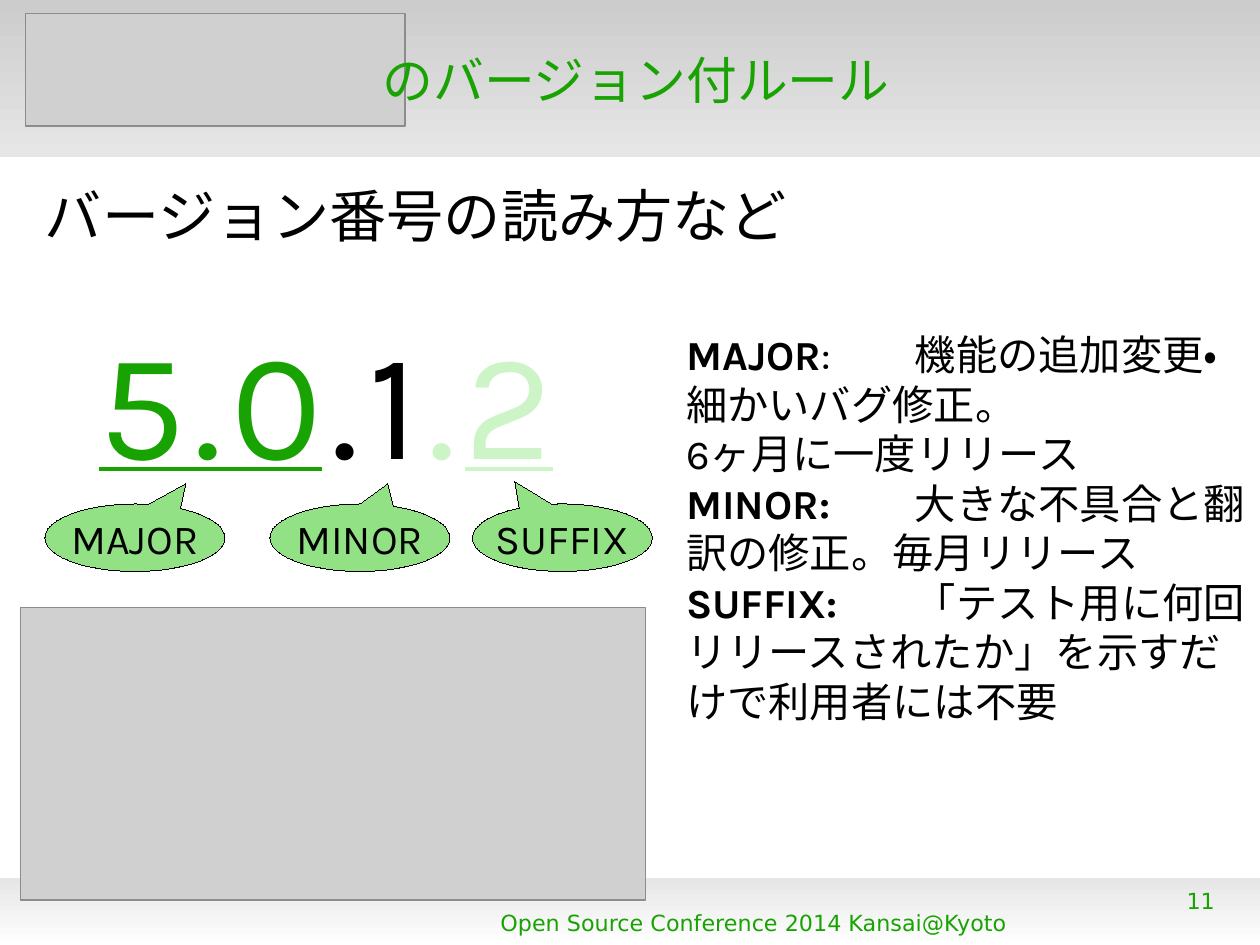
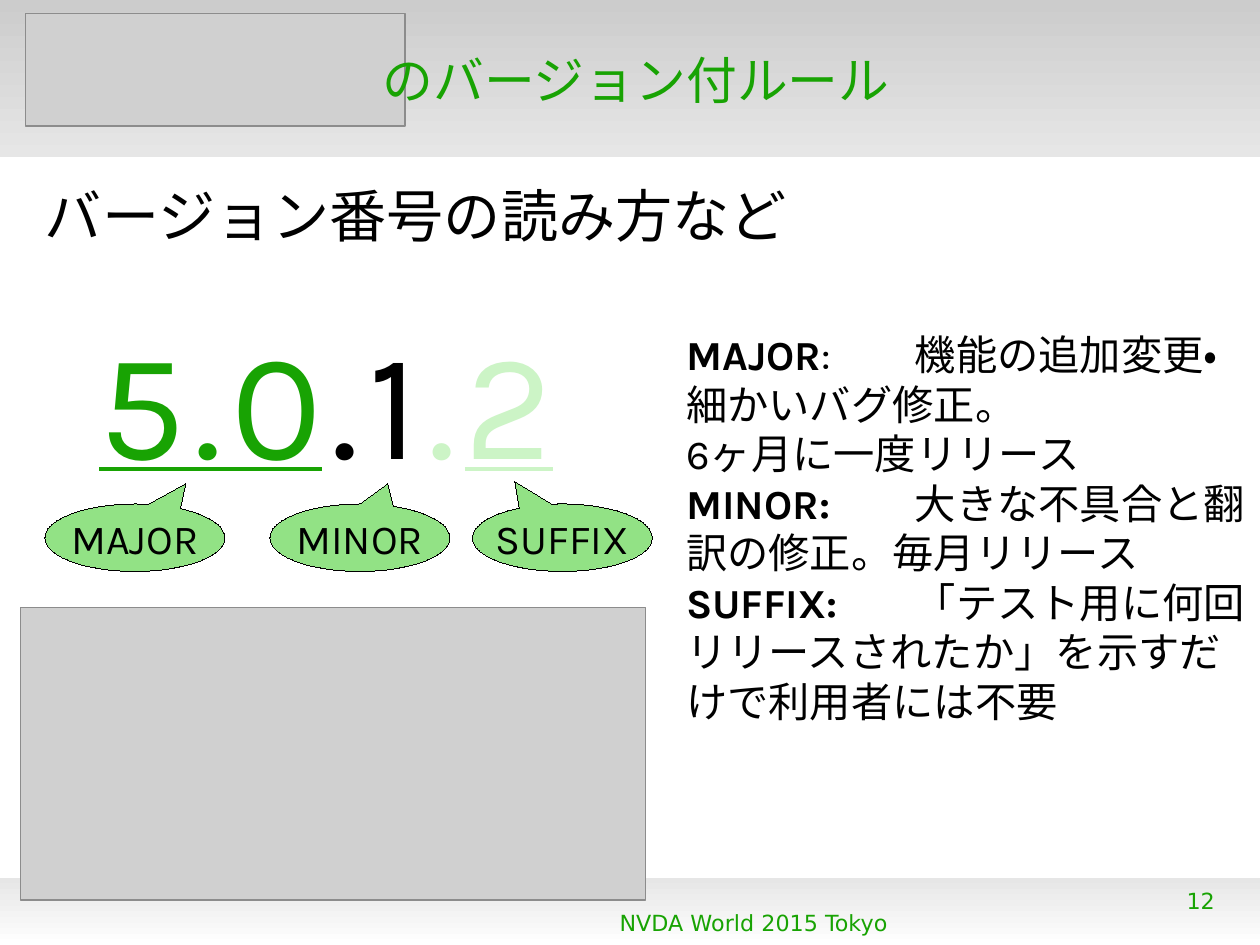
Before and after one commit to naruoga/KantoLibreOffice, a slide deck: slide 12 of others/NVDAworld2015.odp (slide 11 before the commit). Drawn at 1260x945 pixels with LibreOffice and Linux fonts; fonts in the diff are those of the drawing; grey boxes stand for pictures; background and template pictures are left out. Boxes give left, top, right and bottom in pixels: in the first picture for what was removed or moved away, otherwise in the second. Text is boxed around its words. In the diff, an @@ line names an element or a change of style, - is before the commit and + after.

```diff
--- a/others/NVDAworld2015.odp
+++ b/others/NVDAworld2015.odp
@@ page number at (1187, 892, 1215, 909): text changed @@
-11
+12
@@ text at (620, 914, 887, 936): text changed @@
-Open Source Conference 2014 Kansai@Kyoto
+NVDA World 2015 Tokyo
```
Also in this commit, not shown: 20 other slides changed, 3 slides added, 19 slides removed.
